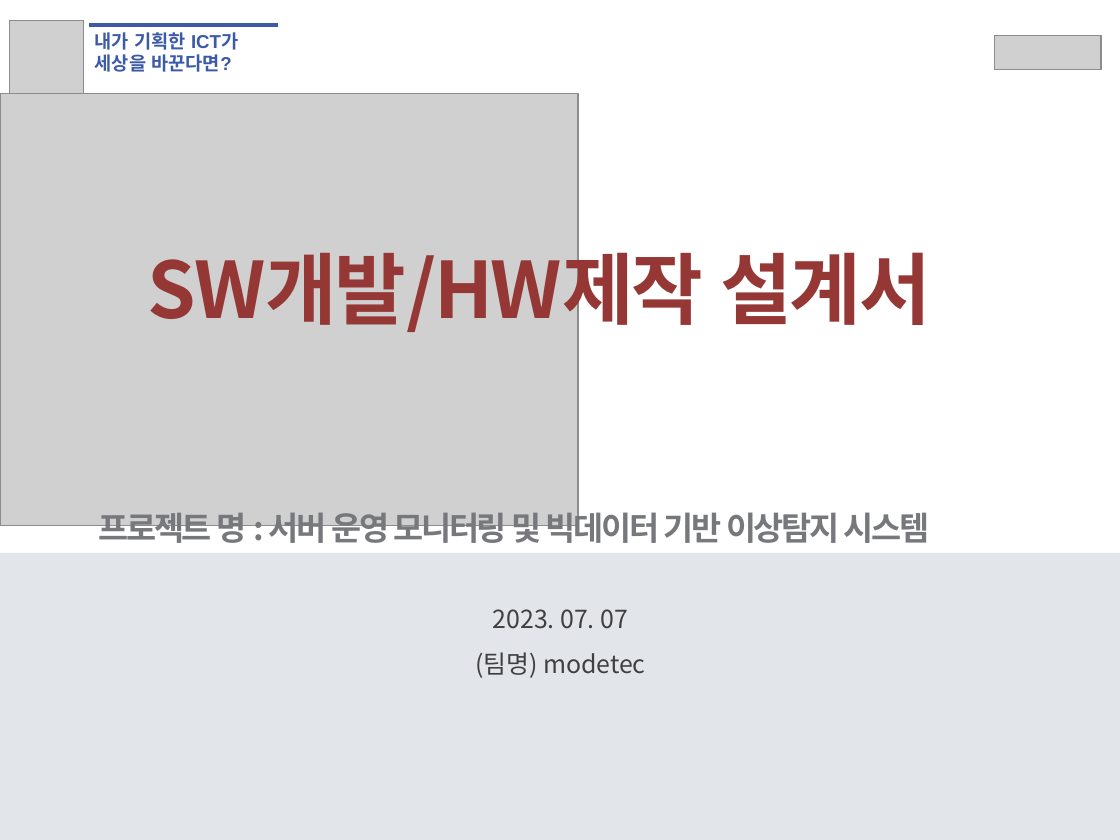
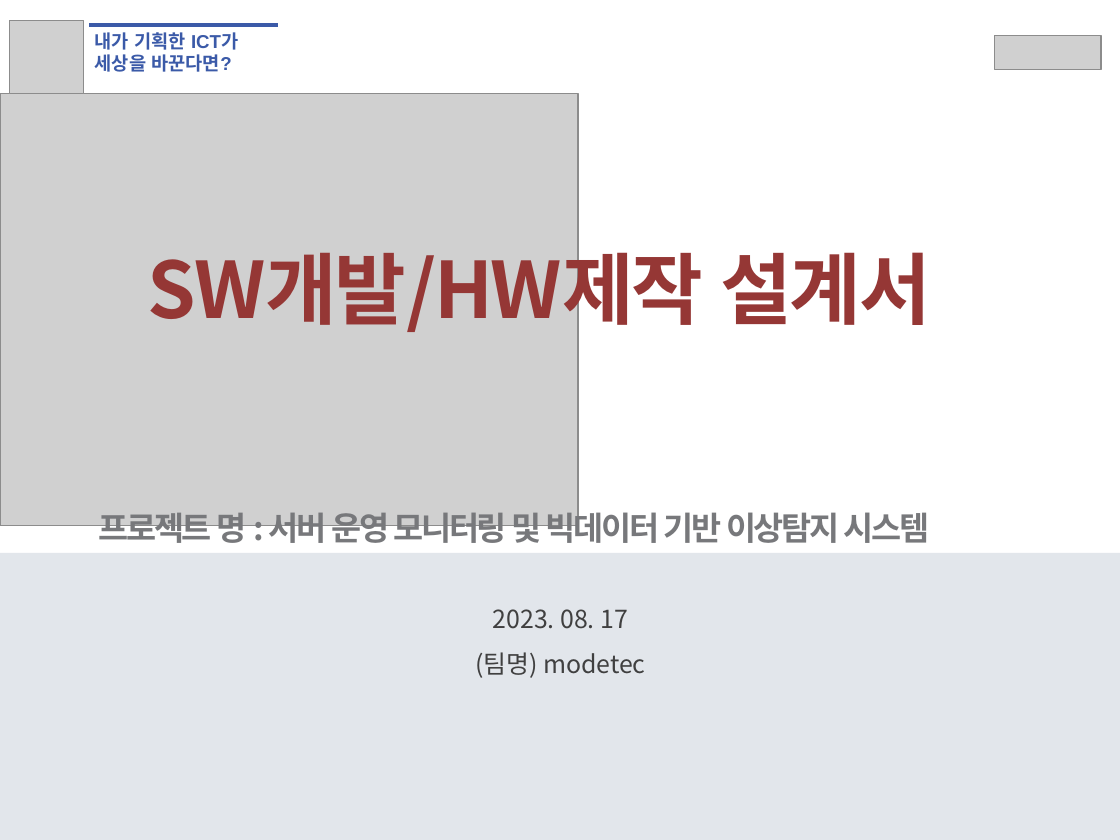
Before and after one commit to HwangYooHyun1/2023_Hanium_prj, a slide deck: slide 1 of 02_문서/03_중간보고서/2023_SW개발_HW제작설계서_일반_초안.pptx. Drawn at 1120x840 pixels with LibreOffice and Linux fonts; fonts in the diff are those of the drawing; grey boxes stand for pictures. Boxes give left, top, right and bottom in pixels: in the first picture for what was removed or moved away, otherwise in the second. Text is boxed around its words. In the diff, an @@ line names an element or a change of style, - is before the commit and + after.

```diff
--- a/02_문서/03_중간보고서/2023_SW개발_HW제작설계서_일반_초안.pptx
+++ b/02_문서/03_중간보고서/2023_SW개발_HW제작설계서_일반_초안.pptx
@@ text at (493,609,628,629): text changed @@
-2023. 07. 07
+2023. 08. 17
```
Also in this commit, not shown: 11 other slides changed, 1 slide added.
